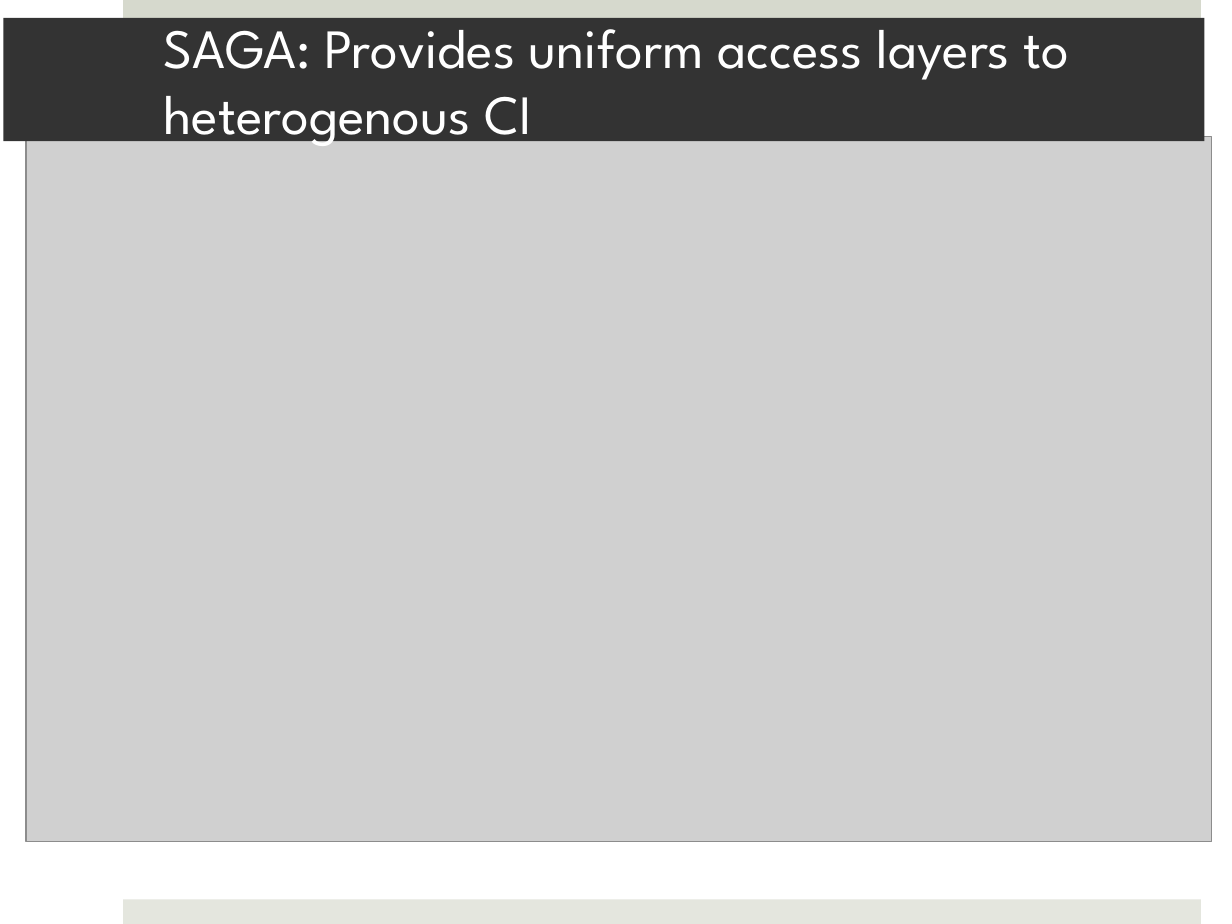
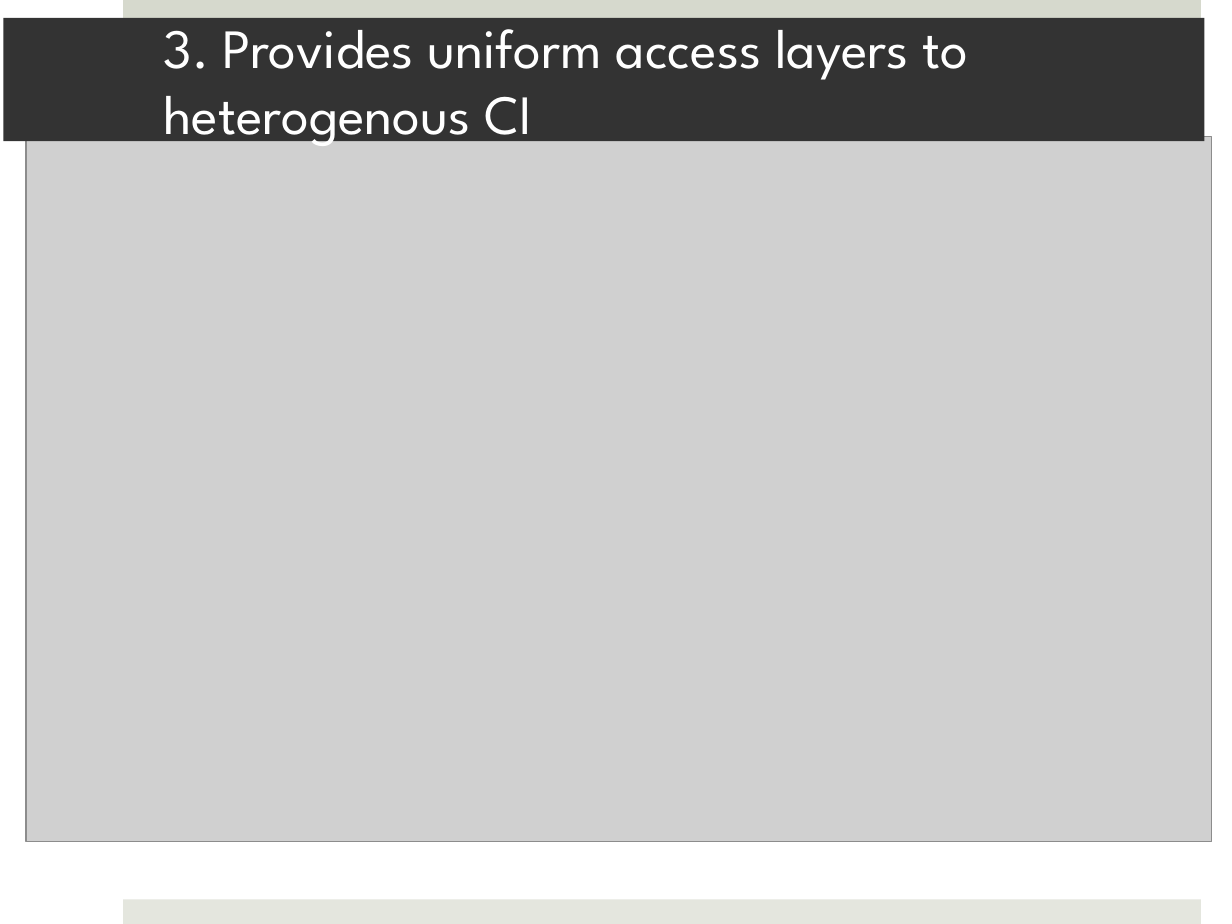
Before and after one commit to saga-project/saga-cpp-legacy-projects, a slide deck: slide 14 of tutorial/general_tutorial/SAGA-Intro-Conclusion.pptx (slide 13 before the commit). Drawn at 1232x924 pixels with LibreOffice and Linux fonts; fonts in the diff are those of the drawing; grey boxes stand for pictures. Boxes give left, top, right and bottom in pixels: in the first picture for what was removed or moved away, otherwise in the second. Text is boxed around its words. In the diff, an @@ line names an element or a change of style, - is before the commit and + after.

```diff
--- a/tutorial/general_tutorial/SAGA-Intro-Conclusion.pptx
+++ b/tutorial/general_tutorial/SAGA-Intro-Conclusion.pptx
@@ title at (164,13,968,152): text changed @@
-SAGA: Provides uniform access layers to heterogenous CI
+3. Provides uniform access layers to heterogenous CI
```
Also in this commit, not shown: 4 other slides changed, 1 slide added, 1 slide removed, 1 other file.
